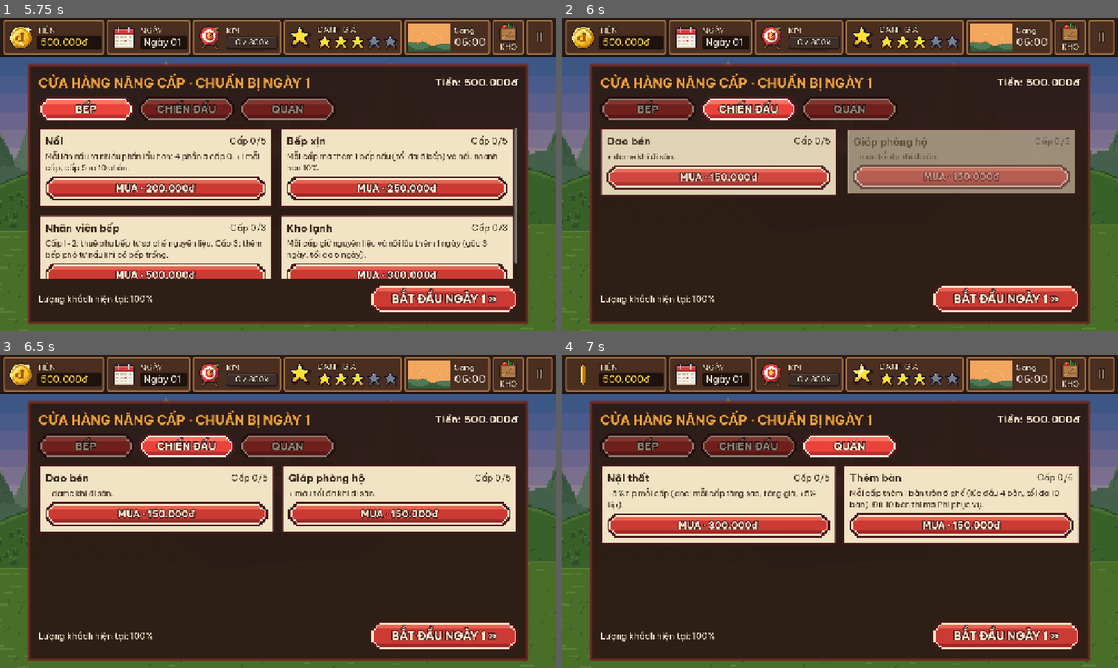
Above: before the commit, frames 1-4 (two rows, left to right).
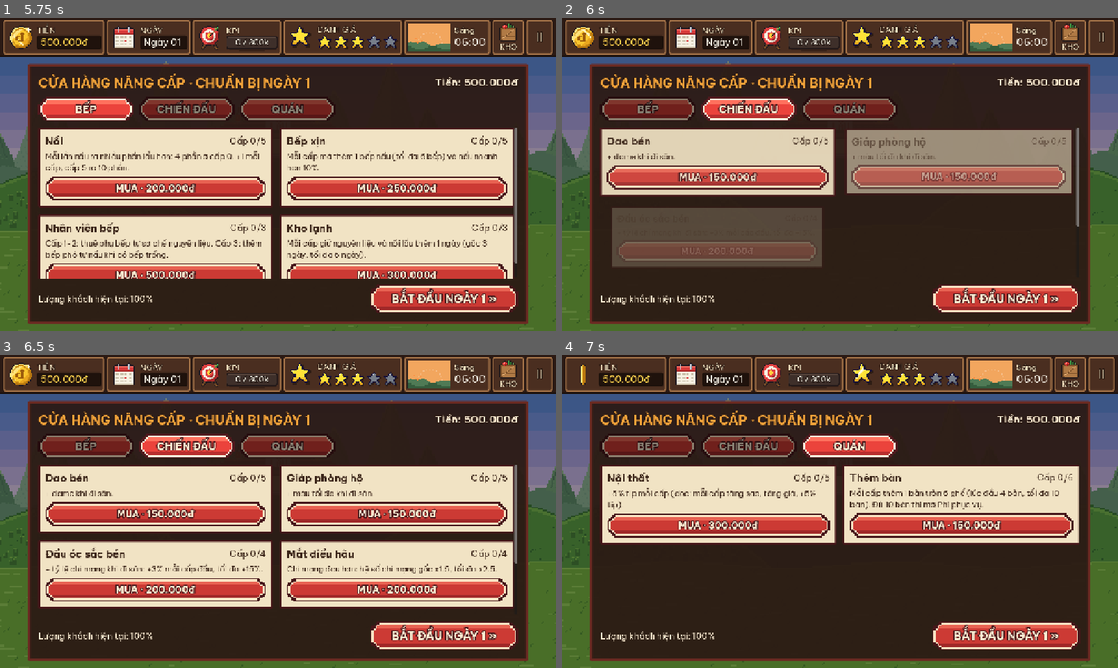
Above: after the commit, the same moments.

Repository: Znoywho/HotPot_SUNSUT
Game: Godot game, scene res://scenes/main_menu/main_menu.tscn
The game is run twice, just before and just after one commit, with the same random seed, the same clock (stepped at 60 frames per second) and the same inputs.
Inputs (mouse positions are in pixels of both pictures, inside the frame that each line leads up to):
- Up to frame 1 (5.75 s): click "CHƠI MỚI" at 0.5 s; move the mouse to (400, 158) at 1.27 s; click (400, 158) at 1.42 s; drag from (166, 190) to (250, 237) at 2.02 s; move the mouse to (333, 105) at 2.77 s; click (333, 105) at 2.92 s; click "!" at 3.5 s; click "II" at 4.25 s; click "BẾP" at 5 s
- Up to frame 2 (6 s): click "CHIẾN ĐẤU" at 5.75 s
- Up to frame 3 (6.5 s): no input
- Up to frame 4 (7 s): click "QUÁN" at 6.5 s

Frame 1 is identical in both runs. In frame 2, 8.8% of the frame differs, in the area x 9-93%, y 35-80%; in frame 3, 20%, in the area x 7-93%, y 35-81%; in frame 4, nothing differs.

Commit message:
S13: thêm 5 nâng cấp chiến đấu (Đầu óc sắc bén, Mắt diều hâu, Trâu chiến, Long đao, Chiến bào) và đăng ký vào Database

Diff:
--- a/autoload/database.gd
+++ b/autoload/database.gd
@@ -41,6 +41,11 @@
 	preload("res://data/upgrades/stove.tres"),
 	preload("res://data/upgrades/knife.tres"),
 	preload("res://data/upgrades/armor.tres"),
+	preload("res://data/upgrades/sharp_mind.tres"),
+	preload("res://data/upgrades/hawk_eye.tres"),
+	preload("res://data/upgrades/mount.tres"),
+	preload("res://data/upgrades/dragon_blade.tres"),
+	preload("res://data/upgrades/battle_robe.tres"),
 	preload("res://data/upgrades/furniture.tres"),
 	preload("res://data/upgrades/staff.tres"),
 	preload("res://data/upgrades/cold_storage.tres"),
--- /dev/null
+++ b/data/upgrades/battle_robe.tres
@@ -0,0 +1,13 @@
+[gd_resource type="Resource" script_class="UpgradeData" load_steps=2 format=3]
+
+[ext_resource type="Script" path="res://data/classes/upgrade_data.gd" id="1"]
+
+[resource]
+script = ExtResource("1")
+id = "battle_robe"
+display_name = "Chiến bào"
+description = "Mở khi Giáp phòng hộ max cấp. + máu tối đa, cộng thêm vào Giáp (tối đa +250)."
+category = 1
+costs = Array[int]([3000000, 6000000, 10000000])
+values = Array[float]([0.0, 80.0, 160.0, 250.0])
+evolves_into = ""
--- /dev/null
+++ b/data/upgrades/dragon_blade.tres
@@ -0,0 +1,13 @@
+[gd_resource type="Resource" script_class="UpgradeData" load_steps=2 format=3]
+
+[ext_resource type="Script" path="res://data/classes/upgrade_data.gd" id="1"]
+
+[resource]
+script = ExtResource("1")
+id = "dragon_blade"
+display_name = "Long đao"
+description = "Mở khi Dao bén max cấp. + dame, cộng thêm vào Dao (tối đa +25)."
+category = 1
+costs = Array[int]([3000000, 6000000, 10000000])
+values = Array[float]([0.0, 8.0, 16.0, 25.0])
+evolves_into = ""
--- /dev/null
+++ b/data/upgrades/hawk_eye.tres
@@ -0,0 +1,13 @@
+[gd_resource type="Resource" script_class="UpgradeData" load_steps=2 format=3]
+
+[ext_resource type="Script" path="res://data/classes/upgrade_data.gd" id="1"]
+
+[resource]
+script = ExtResource("1")
+id = "hawk_eye"
+display_name = "Mắt diều hâu"
+description = "Chí mạng đau hơn: hệ số chí mạng gốc x1.5, tối đa x2.5."
+category = 1
+costs = Array[int]([200000, 500000, 1200000, 2500000])
+values = Array[float]([0.0, 0.2, 0.4, 0.7, 1.0])
+evolves_into = ""
--- /dev/null
+++ b/data/upgrades/mount.tres
@@ -0,0 +1,13 @@
+[gd_resource type="Resource" script_class="UpgradeData" load_steps=2 format=3]
+
+[ext_resource type="Script" path="res://data/classes/upgrade_data.gd" id="1"]
+
+[resource]
+script = ExtResource("1")
+id = "mount"
+display_name = "Trâu chiến"
+description = "Cấp 1: trâu đánh cùng đầu bếp và đứng trước chịu đòn. Mỗi cấp sau trâu khỏe thêm 25%."
+category = 1
+costs = Array[int]([600000, 1500000, 3000000])
+values = Array[float]([0.0, 1.0, 2.0, 3.0])
+evolves_into = ""
--- /dev/null
+++ b/data/upgrades/sharp_mind.tres
@@ -0,0 +1,13 @@
+[gd_resource type="Resource" script_class="UpgradeData" load_steps=2 format=3]
+
+[ext_resource type="Script" path="res://data/classes/upgrade_data.gd" id="1"]
+
+[resource]
+script = ExtResource("1")
+id = "sharp_mind"
+display_name = "Đầu óc sắc bén"
+description = "+ tỷ lệ chí mạng khi đi săn: +3% mỗi cấp đầu, tối đa +15%."
+category = 1
+costs = Array[int]([200000, 500000, 1200000, 2500000])
+values = Array[float]([0.0, 0.03, 0.06, 0.1, 0.15])
+evolves_into = ""
